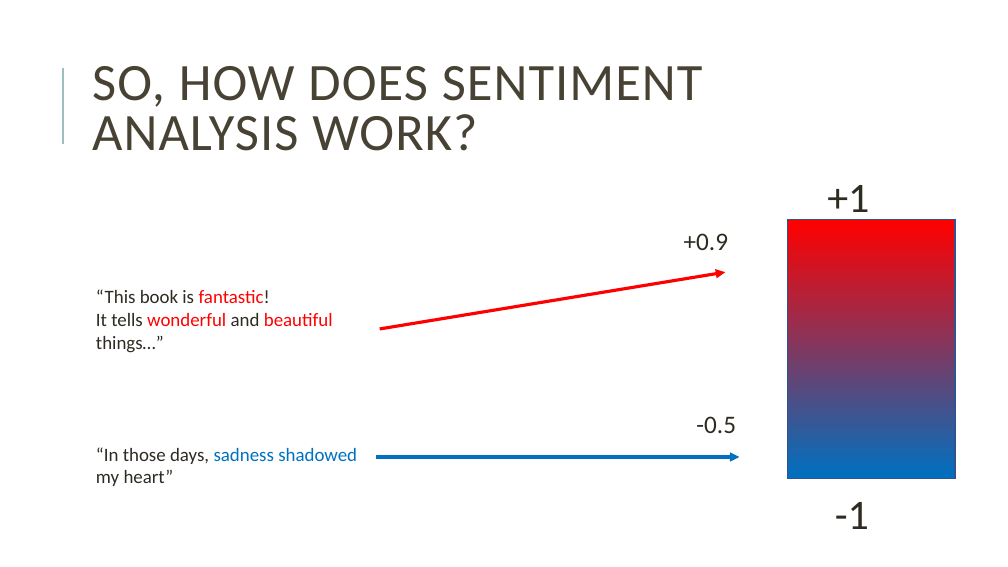
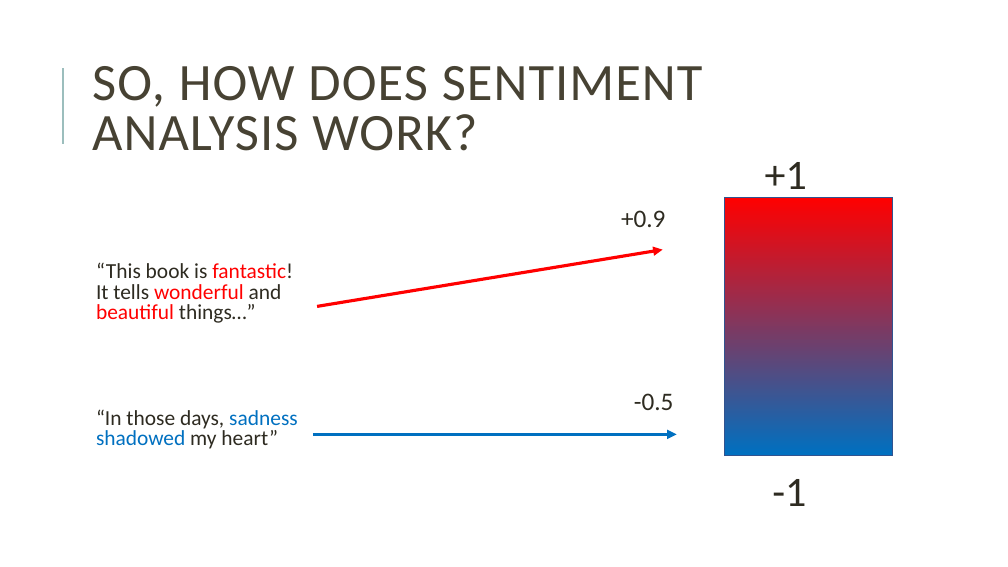
Before and after one commit to giuliagrisot/Sentiment_Analysis_CDH_Data_School_2024, a slide deck: slide 4 of SA.pptx. Drawn at 1008x567 pixels with LibreOffice and Linux fonts; fonts in the diff are those of the drawing. Boxes give left, top, right and bottom in pixels: in the first picture for what was removed or moved away, otherwise in the second. Text is boxed around its words. In the diff, an @@ line names an element or a change of style, - is before the commit and + after.

```diff
--- a/SA.pptx
+++ b/SA.pptx
@@ 3 texts: place and size @@
-3 texts at (684,185,869,529)
+3 texts at (621,162,807,506)
@@ rectangle: place and size @@
-rectangle at (787,220,955,478)
+rectangle at (724,197,892,455)
@@ text "“This book is fantastic! It ...": place and size @@
-text "“This book is fantastic! It ..." at (96,289,357,486)
+text "“This book is fantastic! It ..." at (96,262,298,449)
@@ text "“This book is fantastic! It ..." at (96,262,298,449): size 18 to 20.4 pt; line spacing 1 to 0.8 @@
@@ arrow moved from (380, 329) - (725, 272) to (317, 306) - (662, 250) @@
@@ text "-0.5": place and size @@
-text "-0.5" at (696,416,736,433)
+text "-0.5" at (634,393,674,410)
@@ arrow moved from (376, 457) - (740, 457) to (313, 435) - (677, 435) @@
```
Also in this commit, not shown: 9 other slides changed, 3 slides added, 6 slides removed.
